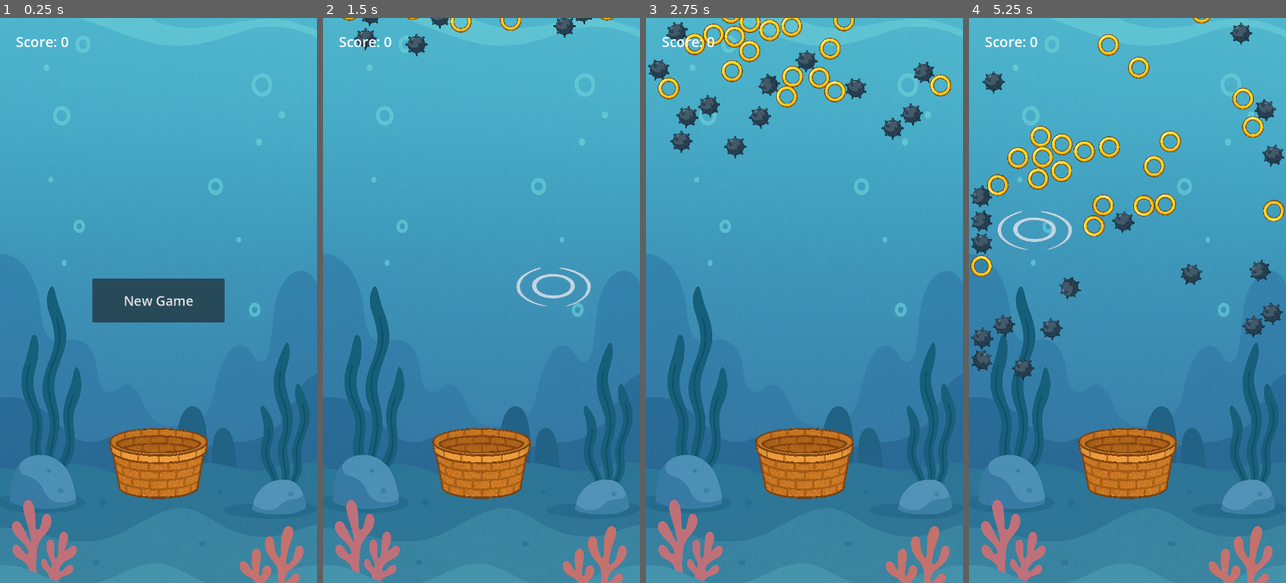
Above: before the commit, frames 1-4 (left to right).
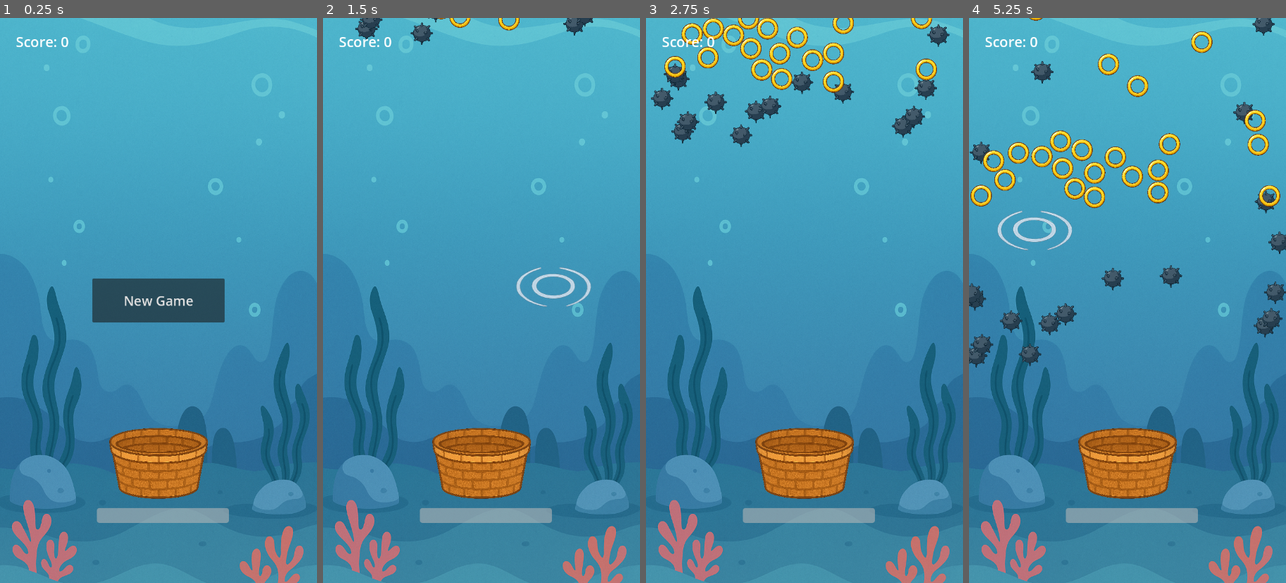
Above: after the commit, the same moments.

Repository: ericso/aqua-launch
Game: Godot game, scene res://main/main.tscn
Same seed, same stepped clock (60 frames per second), same inputs: the game is played once before the commit and once after it.
Inputs (mouse positions are in pixels of both pictures, inside the frame that each line leads up to):
- Up to frame 1 (0.25 s): no input
- Up to frame 2 (1.5 s): click "New Game" at 0.5 s; move the mouse to (551, 272) at 1.27 s; click (551, 272) at 1.42 s
- Up to frame 3 (2.75 s): move the mouse to (741, 328) at 2.02 s; click (741, 328) at 2.17 s
- Up to frame 4 (5.25 s): move the mouse to (1159, 176) at 2.77 s; click (1159, 176) at 2.92 s; move the mouse to (1111, 413) at 3.52 s; click (1111, 413) at 3.67 s; move the mouse to (1222, 385) at 4.27 s; click (1222, 385) at 4.42 s; move the mouse to (1032, 215) at 5.02 s; click (1032, 215) at 5.17 s

The runs differ from the first frame. In frame 1, 1.1% of the frame differs, in the area x 30-73%, y 86-90%; in frame 2, 2.1%; in frame 3, 7.6%; in frame 4, 11%, in the area x 0-100%, y 0-90%.

Commit message:
mines hitting basket damage it, health bar

Diff:
--- a/basket/basket.gd
+++ b/basket/basket.gd
@@ -1,9 +1,28 @@
 extends Area2D
 
 @export var basket_scale: float = 1.0
+@export var max_health := 100
+var health := max_health
 
 func _ready():
 	# resize the basket
 	$Sprite.scale = Vector2.ONE * basket_scale
 	$BasketMouth.scale = Vector2.ONE * basket_scale
 	$BasketBody.scale = Vector2.ONE * basket_scale
+
+	update_health_bar()
+
+func update_health_bar():
+	$HealthBar.value = health
+
+func apply_damage(amount: int):
+	health -= amount
+	health = clamp(health, 0, max_health)
+	update_health_bar()
+
+	if health <= 0:
+		die()
+
+func die():
+	# Trigger game over
+	get_tree().call_group("ui", "show_game_over")  # or emit signal
--- a/basket/basket.tscn
+++ b/basket/basket.tscn
@@ -1,8 +1,9 @@
-[gd_scene load_steps=5 format=3 uid="uid://dkrhg1qvmr68d"]
+[gd_scene load_steps=6 format=3 uid="uid://dkrhg1qvmr68d"]
 
 [ext_resource type="Script" uid="uid://bexbk8vr8miiv" path="res://basket/basket.gd" id="1_7qm31"]
 [ext_resource type="Texture2D" uid="uid://bwtvfgyhk06vq" path="res://basket/basket.png" id="2_e01at"]
 [ext_resource type="Script" uid="uid://cg2gglh2w3qi6" path="res://basket/basket_mouth.gd" id="3_c3bbt"]
+[ext_resource type="Script" uid="uid://b6sj3btuqco6b" path="res://basket/mine_sensor.gd" id="4_xjecv"]
 
 [sub_resource type="CircleShape2D" id="CircleShape2D_p5qmi"]
 radius = 161.199
@@ -26,3 +27,22 @@
 
 [node name="CollisionShape" type="CollisionPolygon2D" parent="BasketBody"]
 polygon = PackedVector2Array(333, 9, 284, 251, 190, 296, 1, 312, -140, 307, -289, 266, -351, -54, -246, -10, -132, 11, -3, 14, 156, 7, 351, -49)
+
+[node name="MineSensor" type="Area2D" parent="BasketBody"]
+collision_layer = 2
+collision_mask = 4
+script = ExtResource("4_xjecv")
+
+[node name="CollisionShape" type="CollisionPolygon2D" parent="BasketBody/MineSensor"]
+polygon = PackedVector2Array(215, -7, 349, -57, 287, 253, 187, 298, 1, 313, -136, 307, -231, 284, -289, 262, -351, -53, -248, -8, -112, 10, 4, 15, 134, 8)
+
+[node name="HealthBar" type="ProgressBar" parent="."]
+z_index = 20
+offset_left = -140.0
+offset_top = 120.0
+offset_right = 160.0
+offset_bottom = 154.0
+step = 1.0
+value = 100.0
+fill_mode = 1
+show_percentage = false
--- /dev/null
+++ b/basket/mine_sensor.gd
@@ -0,0 +1,13 @@
+extends Area2D
+
+signal mine_hit
+
+func _ready():
+	connect("body_entered", Callable(self, "_on_body_entered"))
+
+func _on_body_entered(body):
+	# TODO remove after debugging
+	print("DEBUG: _on_body_entered mine")
+
+	if body.is_in_group("mines"):
+		emit_signal("mine_hit")
--- a/main/ScoreManager.gd
+++ b/main/ScoreManager.gd
@@ -5,6 +5,9 @@
 func add_score(amount: int = 1) -> void:
 	score += amount
 
+func decrement_score(amount: int = 1) -> void:
+	score -= amount
+
 func reset_score() -> void:
 	score = 0
 
--- a/main/main.gd
+++ b/main/main.gd
@@ -6,21 +6,22 @@
 var min_nudge_force = 100
 var max_nudge_force = nudge_force / 3.0
 
-
-# TODO remove when done testing
-var end_score = 10
-
 # flag indicating whether or not the game is active
 var game_active := false
+
+var basket: Node = null
 
 func _ready():
 	$UI/NewGameButton.pressed.connect(_on_new_game_pressed)
 
-	var basket = preload("res://basket/basket.tscn").instantiate()
+	basket = preload("res://basket/basket.tscn").instantiate()
 	basket.position = get_viewport_rect().size / 2 + Vector2(0, 350)
 	basket.basket_scale = 0.3
 	basket.get_node("BasketMouth").connect("ring_collected", Callable(self, "_on_ring_collected"))
 	add_child(basket)
+
+	# connect the mine_hit signal
+	basket.get_node("BasketBody/MineSensor").connect("mine_hit", Callable(self, "_on_mine_hit"))
 
 func _unhandled_input(event: InputEvent) -> void:
 	if event is InputEventScreenTouch and event.pressed:
@@ -51,14 +52,25 @@
 			var force = clamp(nudge_force / distance, min_nudge_force, max_nudge_force)  # Inverse falloff
 			mine.apply_impulse(dir.normalized() * force)
 
-# TODO add mine collection and collision signals and handlers
+# _on_ring_collected is the handler for when the basket collects a ring
 func _on_ring_collected() -> void:
 	if game_active:
 		ScoreManager.add_score(1)
 
 	$UI/Score.text = "Score: %d" % ScoreManager.get_score()
-	if ScoreManager.get_score() == end_score:
-		end_game()
+
+# _on_mine_hit is the handler for when a mine collides with the basket
+# A mine hit should do two things: decrease the score and do damage to the basket
+func _on_mine_hit() -> void:
+	# TODO remove after debugging
+	print("DEBUG: _on_mine_hit")
+
+	if game_active:
+		ScoreManager.decrement_score(1)
+		if basket:
+			basket.apply_damage(20)
+
+	$UI/Score.text = "Score: %d" % ScoreManager.get_score()
 
 func _on_new_game_pressed():
 	reset_game()
--- a/main/mine_spawner.gd
+++ b/main/mine_spawner.gd
@@ -41,6 +41,10 @@
 	var x_pos = randf_range(50, 670) # Avoid edges of 720px wide screen
 	mine.position = Vector2(x_pos, -100)
 	mine.mine_scale = 0.08
+
+	# TODO remove
+	#mine.connect("mine_hit", Callable(self, "_on_mine_hit"))
+
 	add_child(mine)
 
 func is_spawning() -> bool:
--- a/mine/mine.tscn
+++ b/mine/mine.tscn
@@ -7,6 +7,8 @@
 radius = 314.006
 
 [node name="Mine" type="RigidBody2D" groups=["mines"]]
+collision_layer = 4
+collision_mask = 2
 script = ExtResource("1_lbeme")
 
 [node name="Sprite" type="Sprite2D" parent="."]
Not shown, added: basket/mine_sensor.gd.uid
